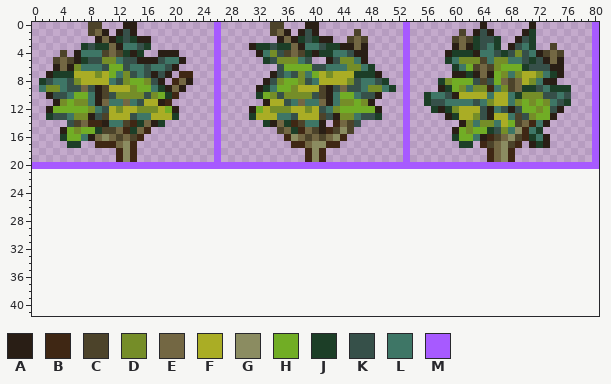
One commit to this sprite sheet: Items/PeanutBushTile.png. Above is the file before it was changed.
The file is 162x42 pixels, drawn in blocks of 2x2; one block is one cell here. The old version is drawn lined up with the new one, on the new canvas.
Palette (. is transparent): A #291e15  B #3f2714  C #4c432a  D #758d28  E #736743  F #aaad25  G #8b8c61  H #71ad25  J #1c3e27  K #365049  L #3e7666  M #a75aff
Pixels before (only the part around the change), first column x 0:
 8 .JKLLKDFFFFLKDHHDKA.BEA...M......AKDHHDKLFFFFDKLLKJ..M....JDHHHKCKHECEFDLAA.....M
 9 .LDDLKKEKACFFFDHHLJAEA....M.....AJLHHDFFFCAKEKKLDDLJ.M....AJHDLDDBLDCEJJKLJJJ...M
10 ..AKKLHHLACKDDDDKDHJB.....M.....JHDKDDDDKCALHHLKKA...M..JLLKAFFFFLFFLJDDDKKLK...M
11 ...ADHDDLAELLELKFFAB......M......AFFKLELLEALDDHDA....M..JKKLLLLKLDFFLDHDHDLKJ...M
12 ..AHHHHHDLKFDFFDDDFHA.....M....AHFDDDFFDFKLDHHHHHA...M...JAJDFFFKALKAKHHDHKA....M
13 ..JKKLDDAKCFFFKLLFFFJ.....M....JFFFLLKFFFCKADDLKKJ...M.....AJFFDKAFFLCKDHHA.....M
14 .....KCEBBALLCBJEAJ.......M......JAEJBCLLA.BECK......M.......ADLDDLFHCEBLA......M
15 ....AHDHHJCCEBJEB.........M........CEJBECABCGC.......M......AHDHHJKDLGBLJ.......M
16 ....JHHLAEGECECB..........M.........BGECECEGB........M......JHHLABCEGCBJLA......M
17 .....JJ..BBBEGB...........M..........BBEGGBB.........M.......JJ.BCEGCB.AJA......M
18 ............BGB...........M............BGB...........M...........BEGB...........M
19 ............BGB...........M............BGB...........M...........BEGB...........M
20 MMMMMMMMMMMMMMMMMMMMMMMMMMMMMMMMMMMMMMMMMMMMMMMMMMMMMMMMMMMMMMMMMMMMMMMMMMMMMMMMM
21 .................................................................................
22 .................................................................................
23 .................................................................................
24 .................................................................................
25 .................................................................................
26 .................................................................................
27 .................................................................................
28 .................................................................................
29 .................................................................................
30 .................................................................................
31 .................................................................................
32 .................................................................................
33 .................................................................................
34 .................................................................................
35 .................................................................................
36 .................................................................................
37 .................................................................................
38 .................................................................................
39 .................................................................................
40 .................................................................................
41 .................................................................................
New version:
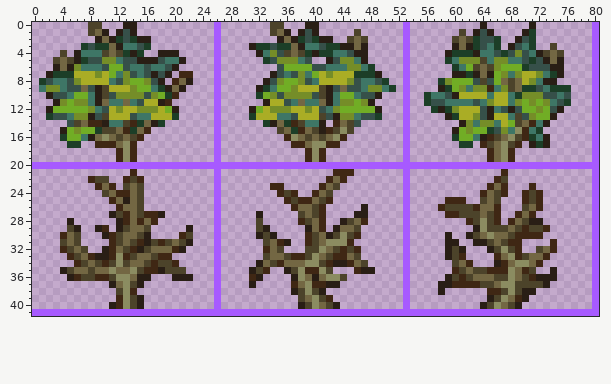
The edit:
canvas 81x21 -> 81x42
Changed rows in their new state; - is an unchanged pixel.
first column x 0:
21 --------------B-----------M----------------BBB-------M-------------B------------M
22 --------BCC--BCB----------M---------------BEB--------M------------BC------------M
23 ---------BEB-CEC----------M-------BB-----BEC---------M-----------BEB---B--------M
24 ----------CEBBEC----------M--------BCB--BEC----------M----------BECB--BCB-------M
25 -----------BEAEC----------M---------BCBBECB----------M-----BBB--CEC---BCB-------M
26 ------------BEEC----------M----------BEECB-----A-----M----BCCCCBEEB---CEB-------M
27 -----------ACBECBBA-------M-----A-----CECB----AA-----M-----BBCCCECB--BEB--------M
28 -----A------ABEBEB--------M-----C-----BCEB--ACEB-----M--------BCGCB-BECAA-------M
29 -----CA--AB-ACEEC-----A---M-----CA-----AEB-AEEC------M---------AGCCCECBCCB------M
30 ----BEC---ABCEECA----BC---M-----ACA----BCEACGCB------M-----A--ACEGEECBBBB-------M
31 ----CEC----BCECBACBCECA---M------CEBA--BCEGGGB-------M-----AA--AACECBB----B-----M
32 ----BCEC--ABECBACEEEBA----M------BEC---CCGECBCB------M-----ACA---ACGCB--CEB-----M
33 -----BCEBAABGBCEECBB------M------CEECBBCGECBBEC------M-----ACB----BEGBCEEB------M
34 ------BCECBCGCEECBCCB-----M-----AECBEEEGGCBAABEC-----M------CEB---ABEGGEB-------M
35 ----ACEECEEGEEGCBBACCC----M----ACB--ACGBBGC---BAA----M------BCECCBBBGEBC--A-----M
36 -----ABCCBBCGGEAA---AAA---M----BA----AGEAEGGC--------M-----ACBCEEECCGECBAAA-----M
37 -----------AEGCA----------M----A-----BEGBBAA---------M----AABBBBCCEGGCCCCA------M
38 ------------CGB-----------M----------ACGCA-----------M----A------BBCGCAA--------M
39 ------------BGCA----------M-----------CEGCB----------M-----------ACGEBA---------M
40 -----------ABGCA----------M-----------ACGECA---------M----------ACGECA----------M
41 MMMMMMMMMMMMMMMMMMMMMMMMMMMMMMMMMMMMMMMMMMMMMMMMMMMMMMMMMMMMMMMMMMMMMMMMMMMMMMMMM
Changed places in both pictures, as pixel boxes (x1, y1, x2, y2):
added: (32, 169, 599, 316)
